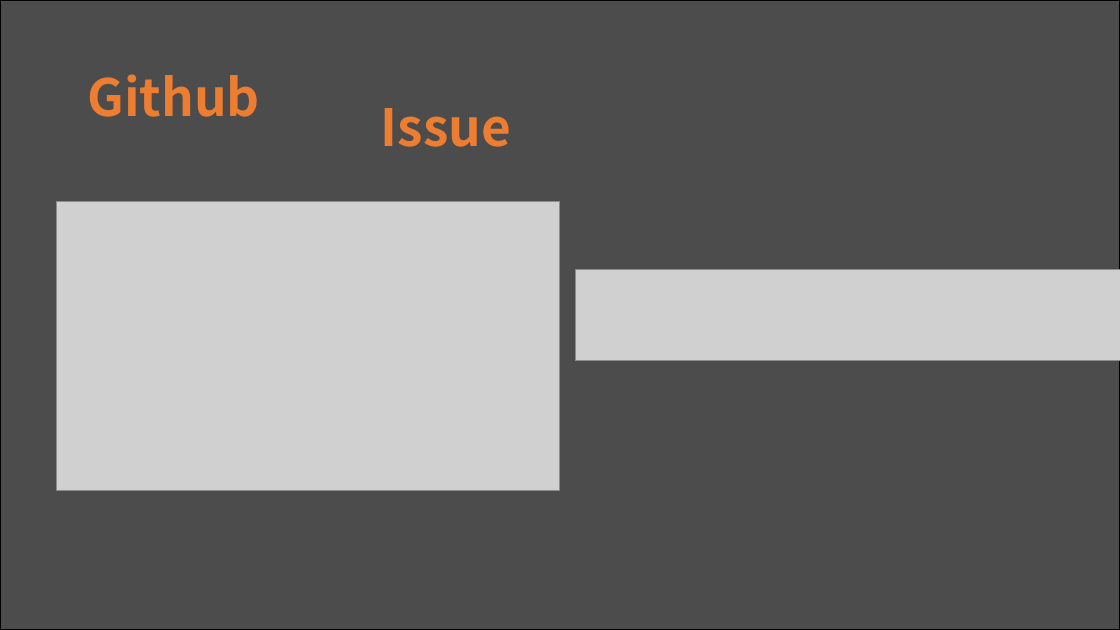
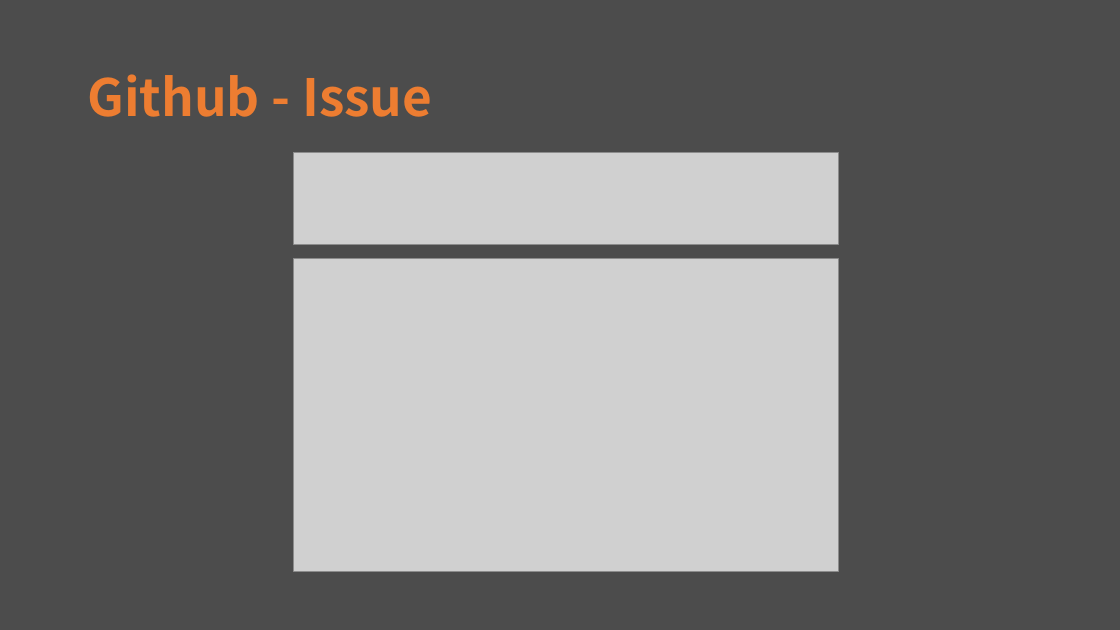
Before and after one commit to hbseo/desktop_calculator, a slide deck: slide 11 of simpsons.pptx. Drawn at 1120x630 pixels with LibreOffice and Linux fonts; fonts in the diff are those of the drawing; grey boxes stand for pictures. Boxes give left, top, right and bottom in pixels: in the first picture for what was removed or moved away, otherwise in the second. Text is boxed around its words. In the diff, an @@ line names an element or a change of style, - is before the commit and + after.

```diff
--- a/simpsons.pptx
+++ b/simpsons.pptx
@@ background #FFFFFF to #4C4C4C @@
@@ rectangle removed at bbox=[0, 0, 1120, 630] @@
@@ text at bbox=[87, 74, 432, 117]: text changed @@
-Github
+Github - Issue
@@ text removed at bbox=[381, 108, 511, 147] @@
-Issue
@@ picture: place and size @@
-picture at bbox=[576, 270, 1120, 361]
+picture at bbox=[293, 153, 838, 245]
@@ picture: place and size @@
-picture at bbox=[56, 201, 560, 490]
+picture at bbox=[293, 259, 838, 571]
```
Also in this commit, not shown: 11 other slides changed.
